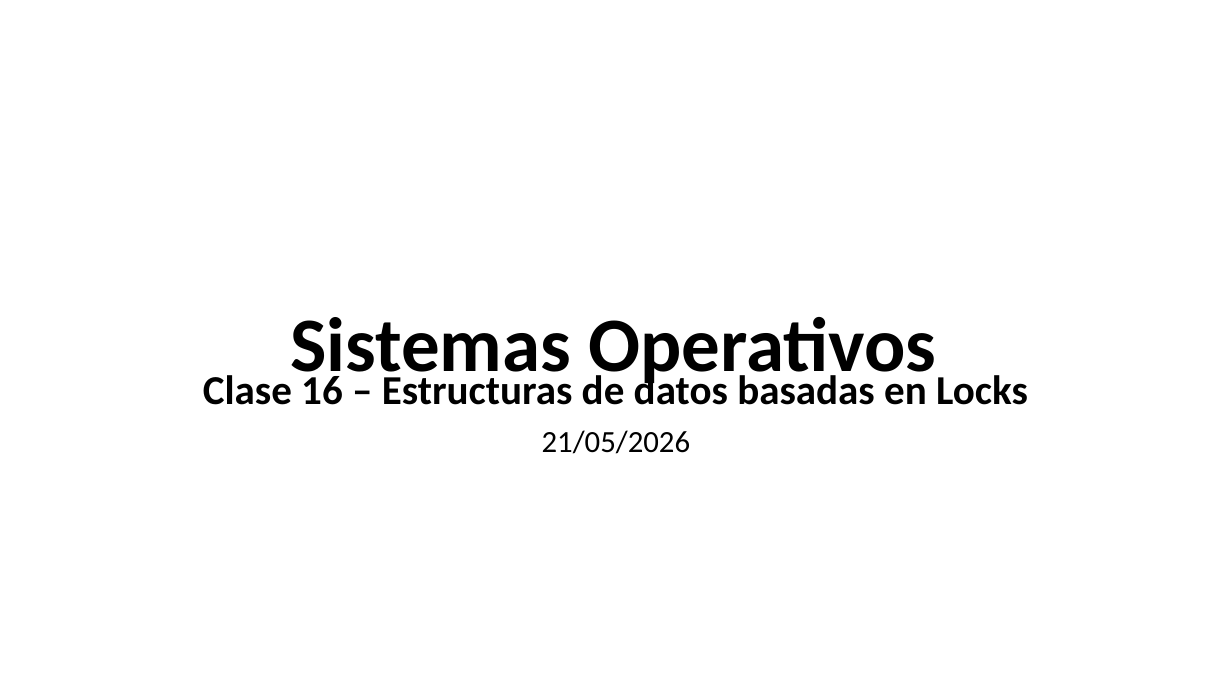
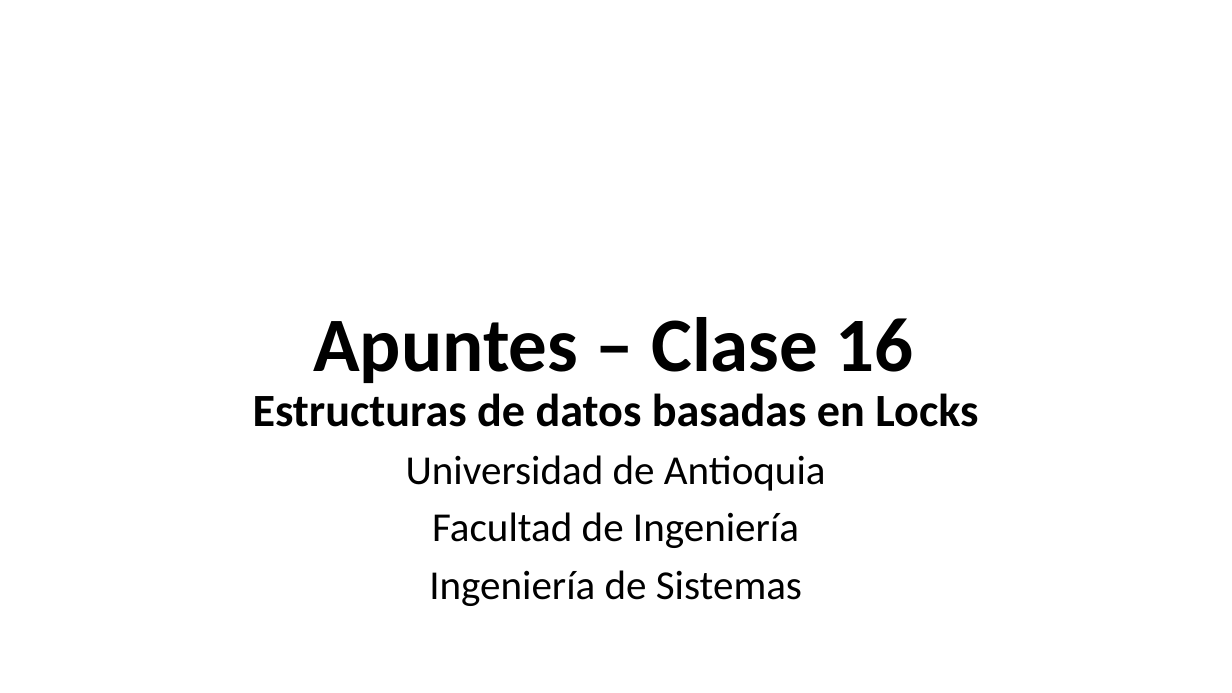
Before and after one commit to udea-so/apuntes_2026-2_SO-virtual, a slide deck: slide 1 of clase_16/SO_apuntes_clase_16.pptx. Drawn at 1232x693 pixels with LibreOffice and Linux fonts; fonts in the diff are those of the drawing. Boxes give left, top, right and bottom in pixels: in the first picture for what was removed or moved away, otherwise in the second. Text is boxed around its words. In the diff, an @@ line names an element or a change of style, - is before the commit and + after.

Commit message:
Se agrega diapositivas clase 16
Se hace una actualizacion menor

```diff
--- a/clase_16/SO_apuntes_clase_16.pptx
+++ b/clase_16/SO_apuntes_clase_16.pptx
@@ title at (313, 317, 914, 383): text changed @@
-Sistemas Operativos
+Apuntes – Clase 16
@@ subtitle at (253, 393, 978, 606): text changed; bold off @@
-Clase 16 – Estructuras de datos basadas en Locks
-21/05/2026
+Estructuras de datos basadas en Locks
+Universidad de Antioquia
+Facultad de Ingeniería
+Ingeniería de Sistemas
```
Also in this commit, not shown: 1 other slide changed, 1 other file.
